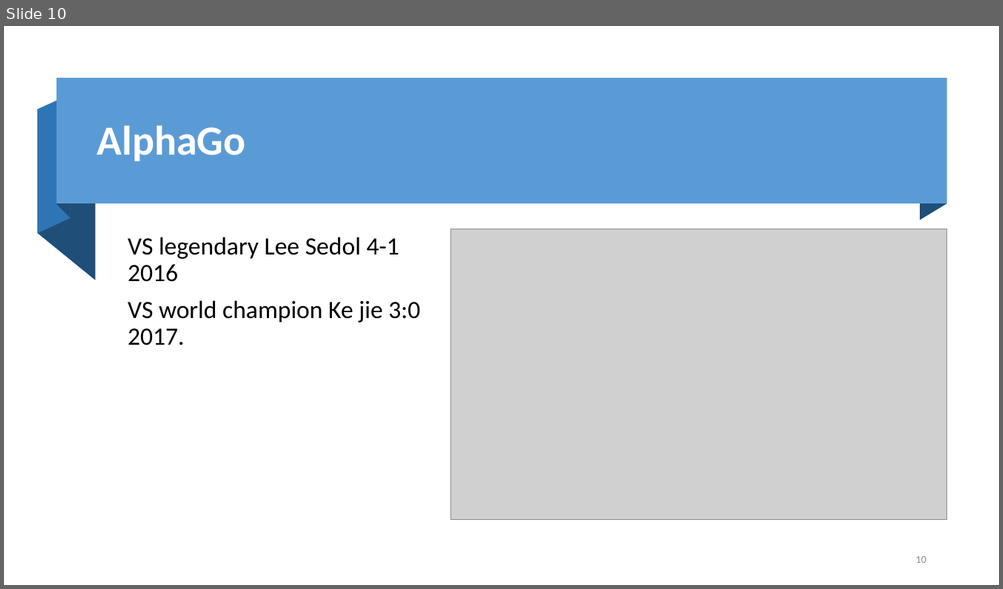
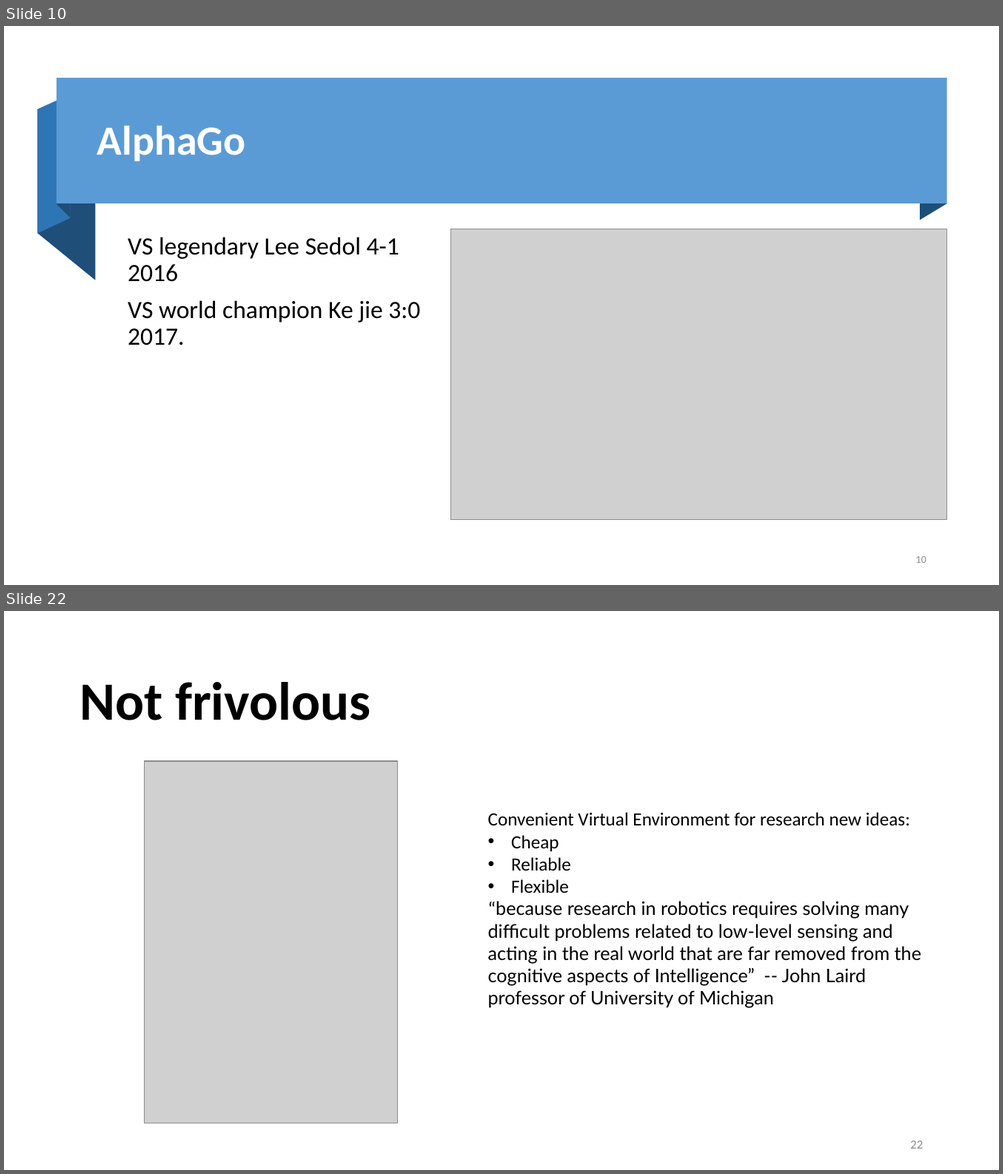
Before and after one commit to fanchuanster/uwinds, a slide deck: docs/8700AI/game in AI.pptx. Shown one above the other, each under a label of ours: slide 10 before the commit, slides 10 and 22 after it; the slides between them are not shown. The pictures are 1003x589 and 1003x1174 pixels, drawn with LibreOffice and Linux fonts; fonts in the diff are those of the drawing; grey boxes stand for pictures; background and template pictures are left out. Boxes give left, top, right and bottom in pixels: in the first picture for what was removed or moved away, otherwise in the second. Text is boxed around its words. In the diff, an @@ line names an element or a change of style, - is before the commit and + after.

```diff
--- a/docs/8700AI/game in AI.pptx
+++ b/docs/8700AI/game in AI.pptx
@@ slide 22 added at [4,611,999,1170], background #FFFFFF @@
@@ title added at [79,682,370,721], 52 pt, text #000000, bold @@
+Not frivolous
@@ picture added at [145,761,398,1124] @@
@@ text added at [488,812,921,1008], 18 pt, text #000000 @@
+Convenient Virtual Environment for research new ideas:
+• Cheap
+• Reliable
+• Flexible
+“because research in robotics requires solving many difficult problems related to low-level sensing and acting in the real world that are far removed from the cognitive aspects of Intelligence” -- John Laird professor of University of Michigan
@@ page number added at [910,1141,922,1149], 12 pt, text #8C8C8C @@
+22
```
Also in this commit, not shown: 5 slides changed, 11 other slides added.
